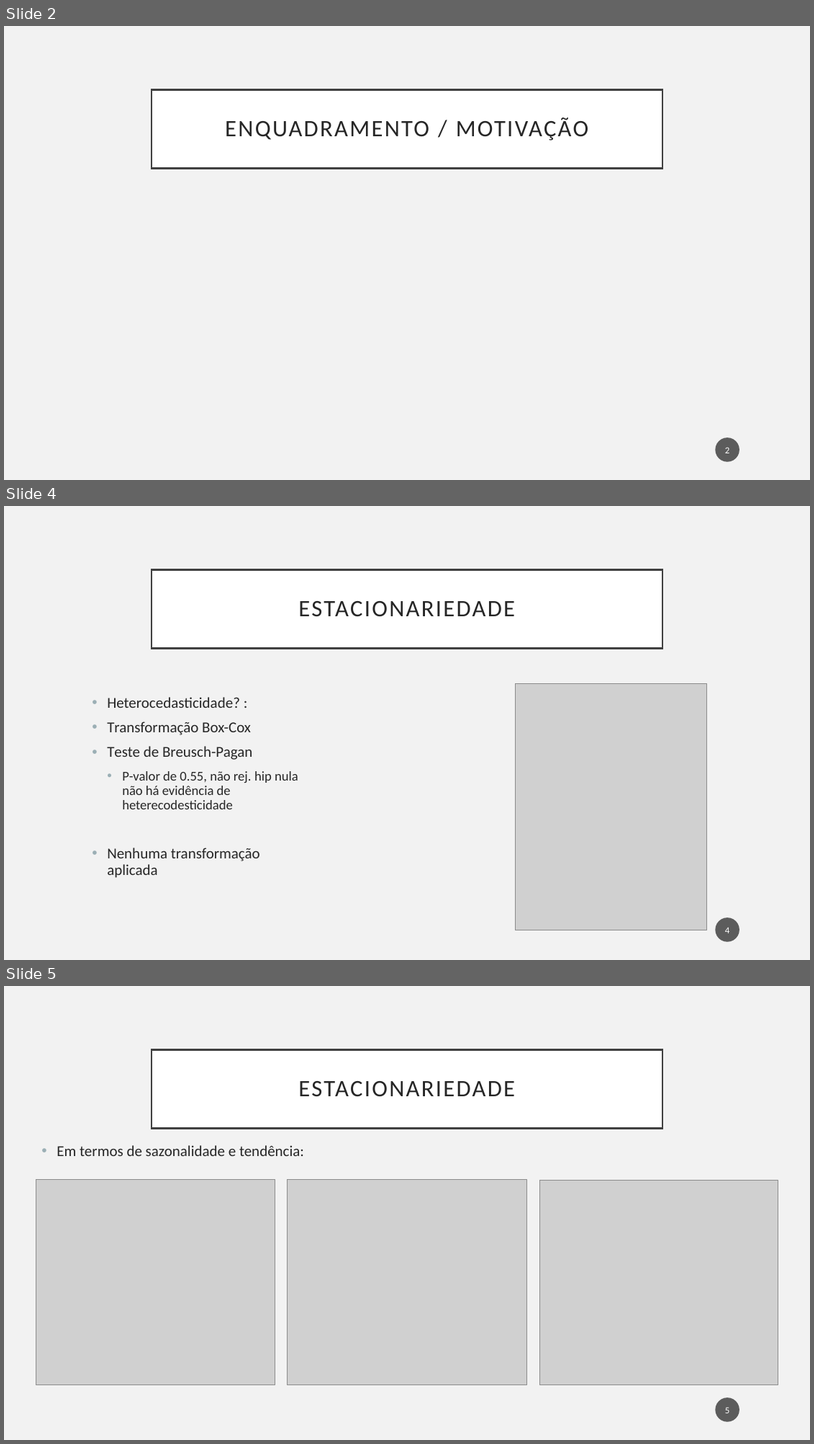
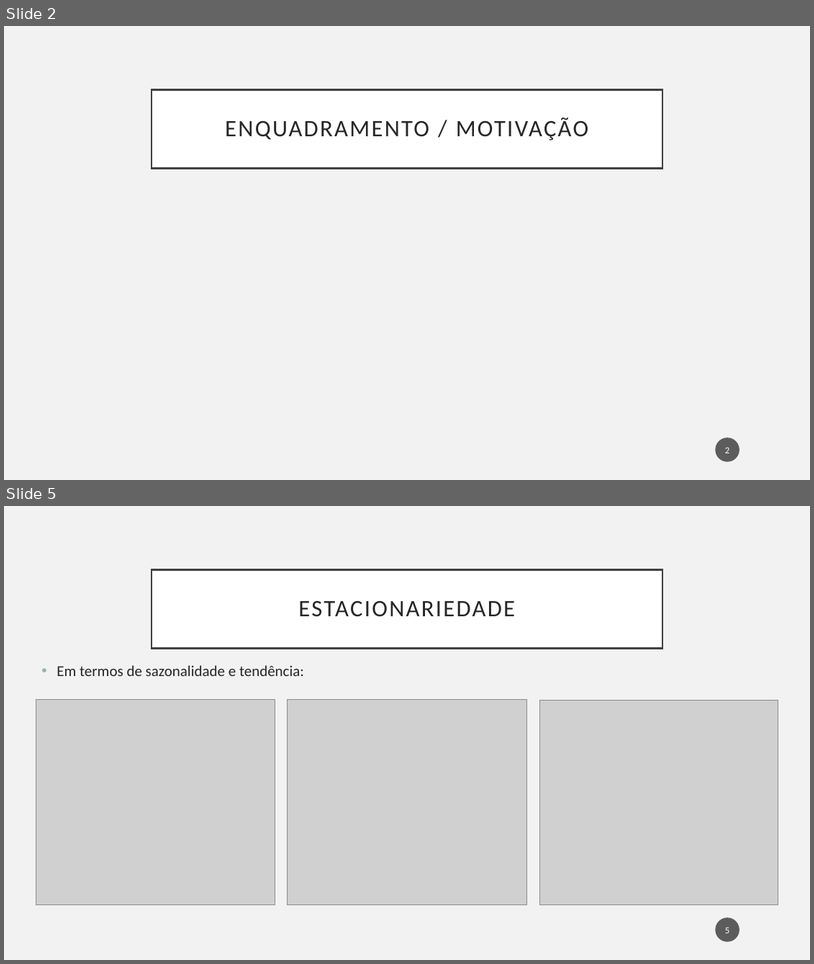
Before and after one commit to Hugoverissimo21/ElectricityForecastES, a slide deck: slides.pptx. Shown one above the other, each under a label of ours: slides 2, 4 and 5 before the commit, slides 2 and 5 after it; the slides between them are not shown. The pictures are 814x1444 and 814x964 pixels, drawn with LibreOffice and Linux fonts; fonts in the diff are those of the drawing; grey boxes stand for pictures. Boxes give left, top, right and bottom in pixels: in the first picture for what was removed or moved away, otherwise in the second. Text is boxed around its words. In the diff, an @@ line names an element or a change of style, - is before the commit and + after.

```diff
--- a/slides.pptx
+++ b/slides.pptx
@@ slide 4 removed at box(4, 506, 810, 960), background #F2F2F2 @@
@@ title removed at box(152, 569, 663, 648) @@
-ESTACIONARIEDADE
@@ text removed at box(107, 697, 298, 878) @@
-• Heterocedasticidade? :
-• Transformação Box-Cox
-• Teste de Breusch-Pagan
-  • P-valor de 0.55, não rej. hip nula não há evidência de heterecodesticidade
-• Nenhuma transformação aplicada
@@ picture removed at box(516, 683, 707, 929) @@
@@ page number removed at box(716, 917, 741, 942) @@
-4
```
Also in this commit, not shown: 1 slide changed, 1 slide added, 2 other files.
